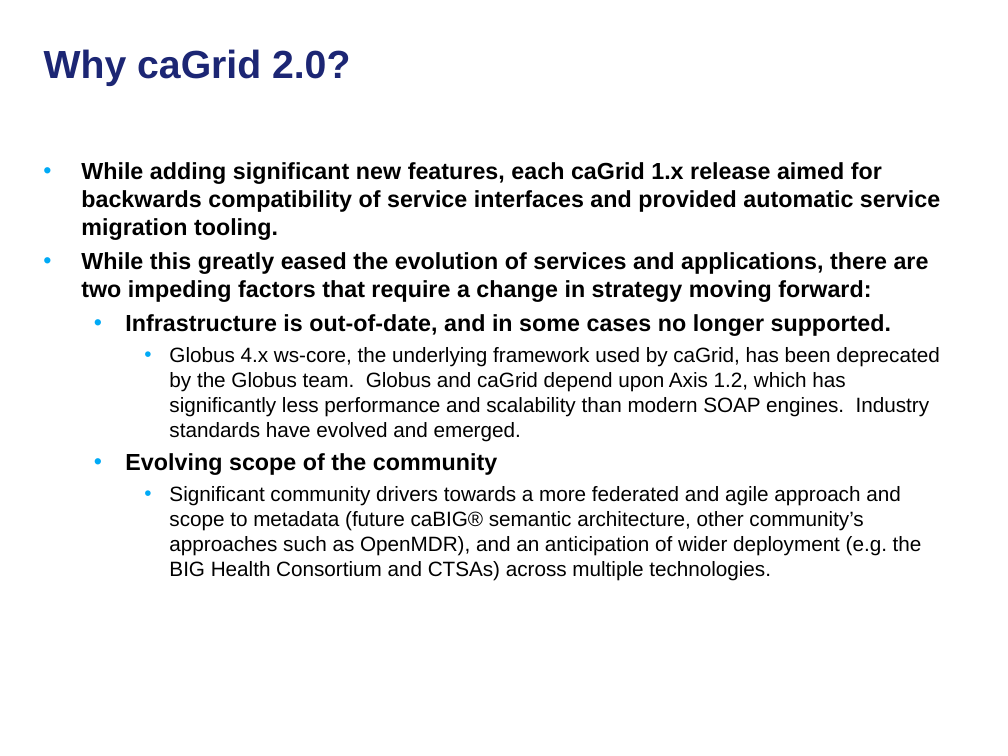
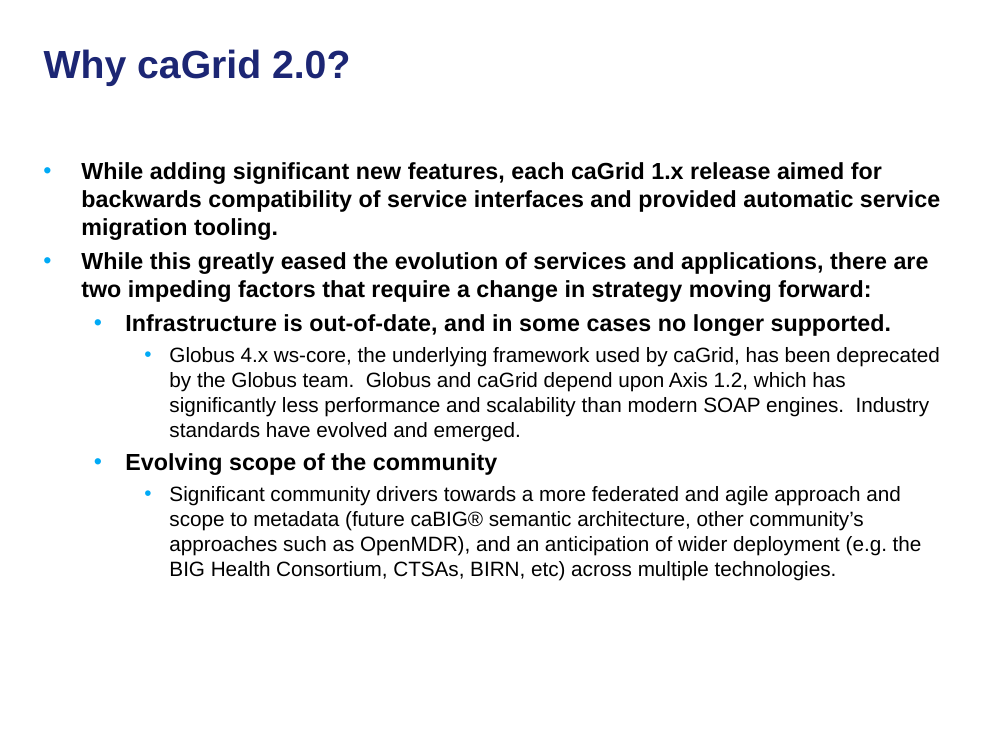
Before and after one commit to NCIP/cagrid-docs, a slide deck: slide 9 of general/presentations/overview/caGrid-Overview-and-Roadmap-GlobusWorld2010.ppt. Drawn at 1008x756 pixels with LibreOffice and Linux fonts; fonts in the diff are those of the drawing; background and template pictures are left out. Boxes give left, top, right and bottom in pixels: in the first picture for what was removed or moved away, otherwise in the second. Text is boxed around its words. In the diff, an @@ line names an element or a change of style, - is before the commit and + after.

```diff
--- a/general/presentations/overview/caGrid-Overview-and-Roadmap-GlobusWorld2010.ppt
+++ b/general/presentations/overview/caGrid-Overview-and-Roadmap-GlobusWorld2010.ppt
@@ text at (169, 486, 922, 581): text changed @@
-    • Significant community drivers towards a more federated and agile approach and scope to metadata (future caBIG® semantic architecture, other community’s approaches such as OpenMDR), and an anticipation of wider deployment (e.g. the BIG Health Consortium and CTSAs) across multiple technologies.
+    • Significant community drivers towards a more federated and agile approach and scope to metadata (future caBIG® semantic architecture, other community’s approaches such as OpenMDR), and an anticipation of wider deployment (e.g. the BIG Health Consortium, CTSAs, BIRN, etc) across multiple technologies.
```
Also in this commit, not shown: 2 other slides changed.
